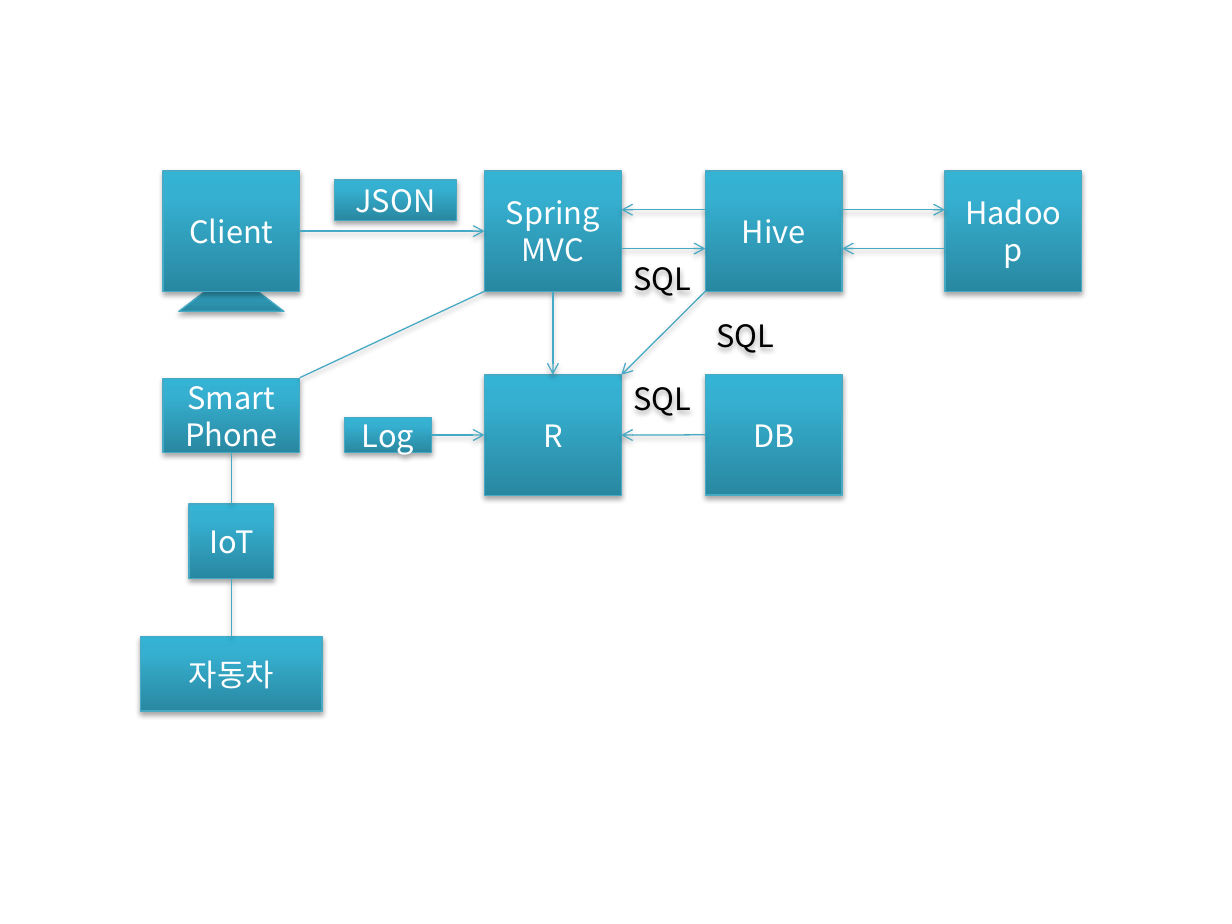
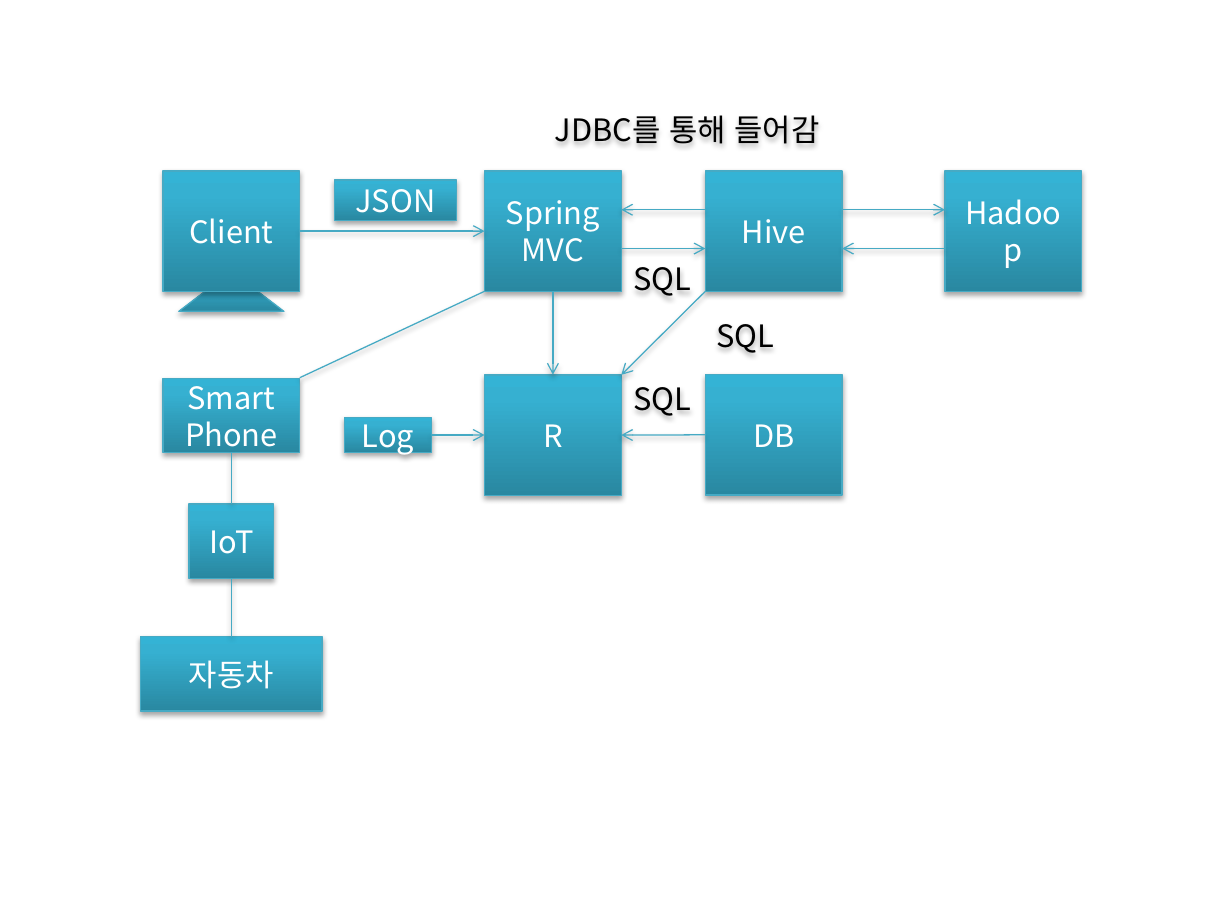
Before and after one commit to baeksangwoo/Connected_Project, a slide deck: slide 3 of R programming/개념설명도.pptx. Drawn at 1232x924 pixels with LibreOffice and Linux fonts; fonts in the diff are those of the drawing. Boxes give left, top, right and bottom in pixels: in the first picture for what was removed or moved away, otherwise in the second. Text is boxed around its words. In the diff, an @@ line names an element or a change of style, - is before the commit and + after.

```diff
--- a/R programming/개념설명도.pptx
+++ b/R programming/개념설명도.pptx
@@ text added at bbox=[555, 115, 819, 144], 18 pt, text #000000 @@
+JDBC를 통해 들어감
```
Also in this commit, not shown: 12 other files.
